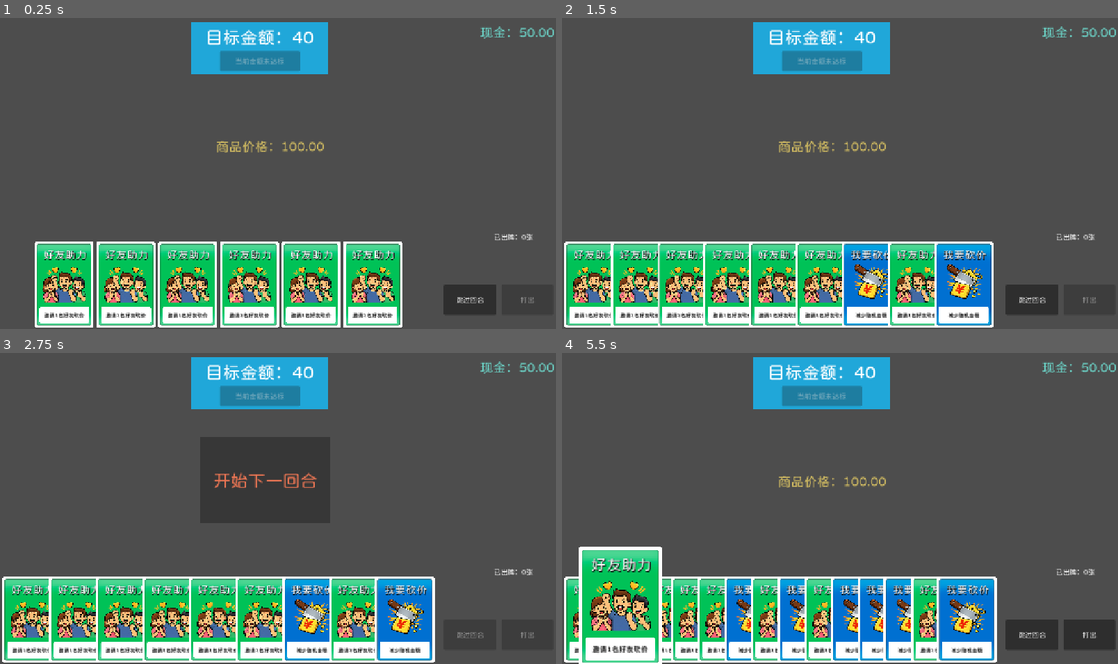
Above: before the commit, frames 1-4 (two rows, left to right).
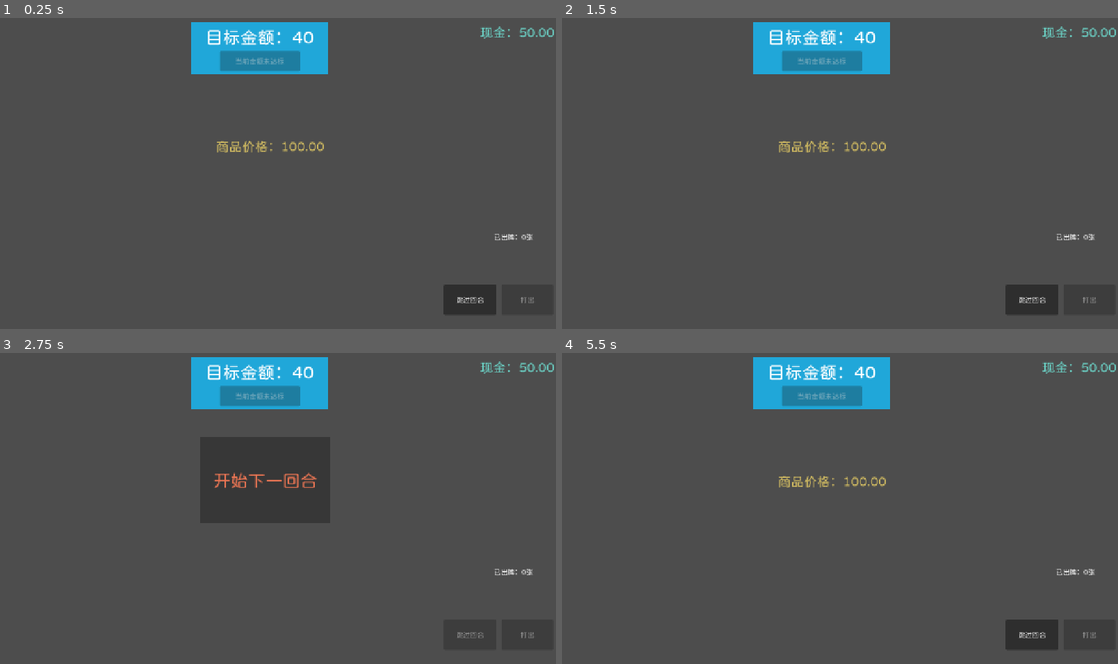
Above: after the commit, the same moments.

Repository: Psi-Dean/ProjectCutOff
Game: Godot game, scene res://scenes/main.tscn
Same seed, same stepped clock (60 frames per second), same inputs: the game is played once before the commit and once after it.
Inputs (mouse positions are in pixels of both pictures, inside the frame that each line leads up to):
- Up to frame 1 (0.25 s): no input
- Up to frame 2 (1.5 s): click "跳过回合" at 0.5 s; click "开始下一回合" at 1.25 s
- Up to frame 3 (2.75 s): click "跳过回合" at 2 s
- Up to frame 4 (5.5 s): click "开始下一回合" at 2.75 s; click "跳过回合" at 3.5 s; click "开始下一回合" at 4.25 s; tap Enter at 5 s; move the mouse to (595, 620) at 5.02 s; click (595, 620) at 5.17 s

The runs differ from the first frame. In frame 1, 17% of the frame differs, in the area x 6-73%, y 71-100%; in frame 2, 21%; in frame 3, 21%; in frame 4, 23%, in the area x 0-96%, y 62-100%.
Error after the commit: Cannot call method 'duplicate' on a null value. (res://scripts/game_manager.gd:278)

Commit message:
# 更新卡牌样式

Diff:
--- a/resources/cards/common_cut.tres
+++ b/resources/cards/common_cut.tres
@@ -1,6 +1,6 @@
 [gd_resource type="Resource" script_class="CardData" format=3 uid="uid://dokxx42uoltc4"]
 
-[ext_resource type="Texture2D" uid="uid://b13xxyultxcw3" path="res://assets/card/common_cut.png" id="1_7wmth"]
+[ext_resource type="Texture2D" uid="uid://c0jaf7sejtqv8" path="res://assets/card/voucher.png" id="1_7wmth"]
 [ext_resource type="Script" uid="uid://yxva4vhuhenh" path="res://scripts/card_resource.gd" id="1_cjo8a"]
 
 [resource]
--- a/resources/cards/friend_help.tres
+++ b/resources/cards/friend_help.tres
@@ -1,6 +1,6 @@
 [gd_resource type="Resource" script_class="CardData" format=3 uid="uid://w4iji8n76tgl"]
 
-[ext_resource type="Texture2D" uid="uid://73nnat7mxkse" path="res://assets/card/friend_help.png" id="1_3tes3"]
+[ext_resource type="Texture2D" uid="uid://c0jaf7sejtqv8" path="res://assets/card/voucher.png" id="1_3tes3"]
 [ext_resource type="Script" uid="uid://yxva4vhuhenh" path="res://scripts/card_resource.gd" id="1_ewgun"]
 
 [resource]
--- a/scenes/card_template.tscn
+++ b/scenes/card_template.tscn
@@ -2,30 +2,23 @@
 
 [ext_resource type="Script" uid="uid://f573iqcxfcns" path="res://scripts/card_template.gd" id="1_y1fi3"]
 [ext_resource type="FontFile" uid="uid://cn6rf5wiexr3d" path="res://assets/font/猫啃网糖圆体(测试版)0.12.ttf" id="2_rb1uo"]
-[ext_resource type="Texture2D" uid="uid://b13xxyultxcw3" path="res://assets/card/common_cut.png" id="2_u5ol4"]
+[ext_resource type="Texture2D" uid="uid://c0jaf7sejtqv8" path="res://assets/card/voucher.png" id="2_u5ol4"]
 
 [node name="Card" type="Control" unique_id=1823589954]
-custom_minimum_size = Vector2(140, 200)
+custom_minimum_size = Vector2(140, 282)
 layout_mode = 3
 anchors_preset = 0
 offset_right = 140.0
-offset_bottom = 200.0
+offset_bottom = 282.0
 script = ExtResource("1_y1fi3")
 
 [node name="CardImg" type="TextureRect" parent="." unique_id=1418816598]
 layout_mode = 1
-anchors_preset = -1
-anchor_left = 0.48600003
-anchor_top = 0.5
-anchor_right = 0.48600003
-anchor_bottom = 0.5
-offset_left = -68.04
-offset_top = -100.0
-offset_right = 67.96
-offset_bottom = 98.0
+offset_right = 140.0
+offset_bottom = 230.0
 texture = ExtResource("2_u5ol4")
-expand_mode = 1
-stretch_mode = 6
+expand_mode = 5
+stretch_mode = 5
 
 [node name="NameLabel" type="Label" parent="." unique_id=284479589]
 layout_mode = 1
@@ -34,16 +27,15 @@
 anchor_top = 0.5
 anchor_right = 0.5
 anchor_bottom = 0.5
-offset_left = -49.5
-offset_top = -82.0
-offset_right = 49.5
-offset_bottom = -59.0
+offset_left = -54.5
+offset_top = -29.0
+offset_right = 45.5
+offset_bottom = -3.0
 grow_horizontal = 2
 grow_vertical = 2
-theme_override_colors/font_color = Color(1, 1, 1, 1)
-theme_override_colors/font_shadow_color = Color(0, 0, 0, 1)
+theme_override_colors/font_color = Color(0.023529412, 0.078431375, 0.11764706, 1)
 theme_override_fonts/font = ExtResource("2_rb1uo")
-theme_override_font_sizes/font_size = 25
+theme_override_font_sizes/font_size = 20
 text = "卡牌名称"
 horizontal_alignment = 1
 vertical_alignment = 1
@@ -55,16 +47,16 @@
 anchor_top = 0.5
 anchor_right = 0.5
 anchor_bottom = 0.5
-offset_left = -56.0
-offset_top = 52.0
-offset_right = 52.0
-offset_bottom = 85.0
+offset_left = -48.5
+offset_top = 99.0
+offset_right = 39.5
+offset_bottom = 120.0
 grow_horizontal = 2
 grow_vertical = 2
 theme_override_colors/font_color = Color(0, 0, 0, 1)
 theme_override_colors/font_shadow_color = Color(0.2, 0.2, 0.2, 0.4392157)
 theme_override_fonts/font = ExtResource("2_rb1uo")
-theme_override_font_sizes/font_size = 12
+theme_override_font_sizes/font_size = 10
 text = "卡牌数值描述"
 horizontal_alignment = 1
 vertical_alignment = 1
--- a/scenes/main.tscn
+++ b/scenes/main.tscn
@@ -93,10 +93,10 @@
 
 [node name="HandArea" type="Container" parent="UI" unique_id=1482669060]
 layout_mode = 1
-offset_left = 6.0
-offset_top = 519.0
-offset_right = 1006.0
-offset_bottom = 706.0
+offset_left = 9.0
+offset_top = 432.0
+offset_right = 1009.0
+offset_bottom = 714.0
 
 [node name="RandomCutValue" type="Label" parent="UI" unique_id=1395943249]
 layout_mode = 0
--- a/scripts/game_manager.gd
+++ b/scripts/game_manager.gd
@@ -329,7 +329,7 @@
 	if _count == 0:
 		return
 	var _area_width = hand_area.size.x
-	var _card_width = 142
+	var _card_width = 141
 	var _spacing = _card_width
 
 	# 计算起始偏移，让手牌整体居中
Not shown, changed: assets/card/card_template.psd
